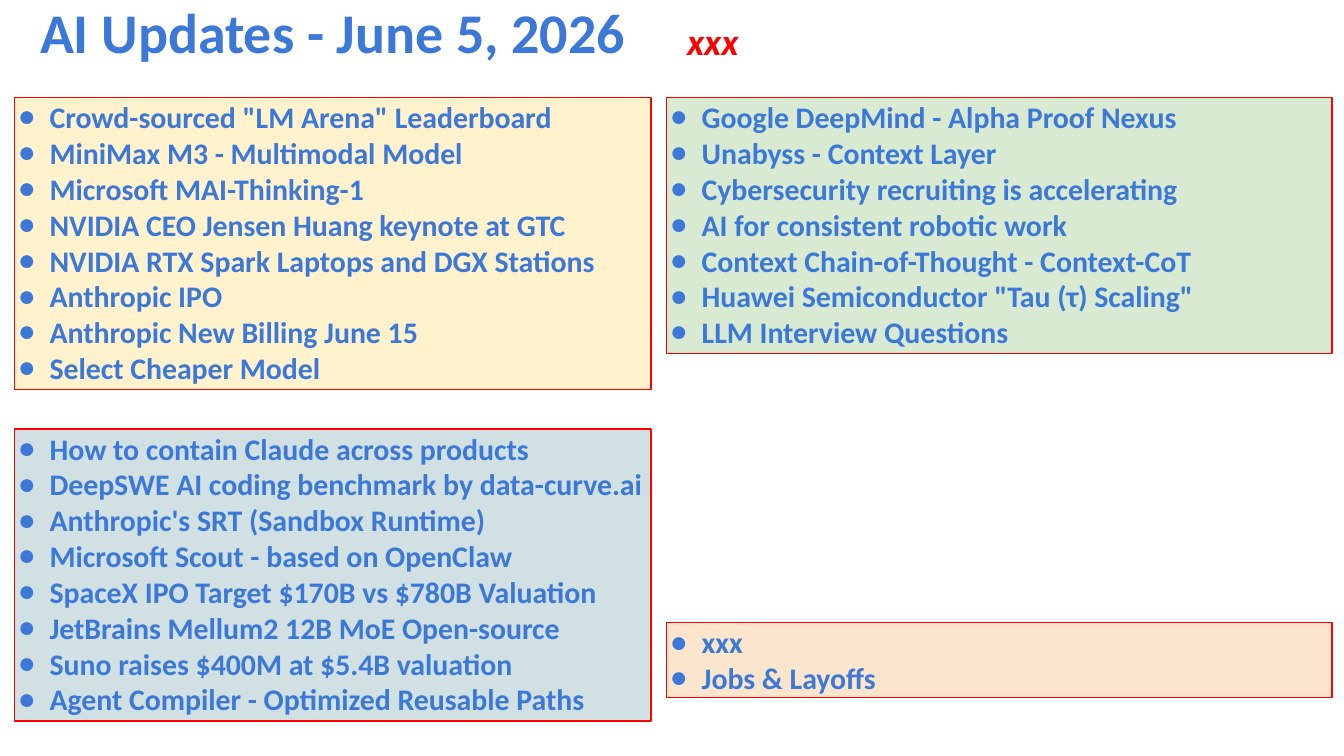
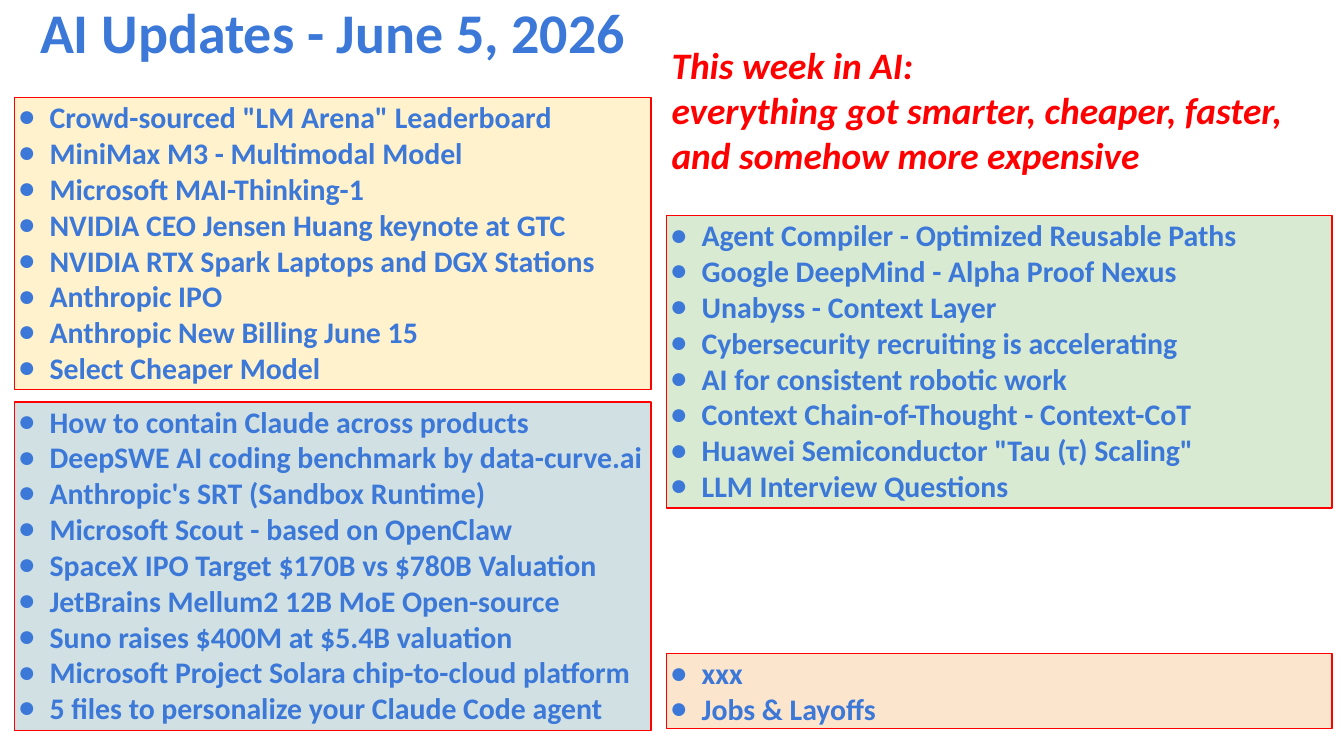
Before and after one commit to lselector/seminar, a slide deck: slide 1 of 2026/2026-06-05-AI-Updates.pptx. Drawn at 1344x756 pixels with LibreOffice and Linux fonts; fonts in the diff are those of the drawing. Boxes give left, top, right and bottom in pixels: in the first picture for what was removed or moved away, otherwise in the second. Text is boxed around its words. In the diff, an @@ line names an element or a change of style, - is before the commit and + after.

```diff
--- a/2026/2026-06-05-AI-Updates.pptx
+++ b/2026/2026-06-05-AI-Updates.pptx
@@ text at (x1=672, y1=52, x2=1282, y2=175): text changed @@
-xxx
+This week in AI:
+everything got smarter, cheaper, faster, and somehow more expensive
@@ rectangle "Agent Compiler - Optimized Reusable ..." resized from (x1=667, y1=98, x2=1332, y2=355) to (x1=667, y1=216, x2=1332, y2=508) @@
@@ text in rectangle at (x1=702, y1=225, x2=1236, y2=251): paragraph added @@
+● Agent Compiler - Optimized Reusable Paths
@@ rectangle "How to contain Claude across ..." resized from (x1=15, y1=429, x2=652, y2=720) to (x1=15, y1=402, x2=652, y2=730) @@
@@ rectangle "xxx" moved from (x1=667, y1=622, x2=1332, y2=698) to (x1=667, y1=653, x2=1332, y2=728) @@
@@ text in rectangle at (x1=50, y1=662, x2=630, y2=724): text changed @@
-● Agent Compiler - Optimized Reusable Paths
+● Microsoft Project Solara chip-to-cloud platform
+● 5 files to personalize your Claude Code agent
```
Also in this commit, not shown: 8 other slides changed.
